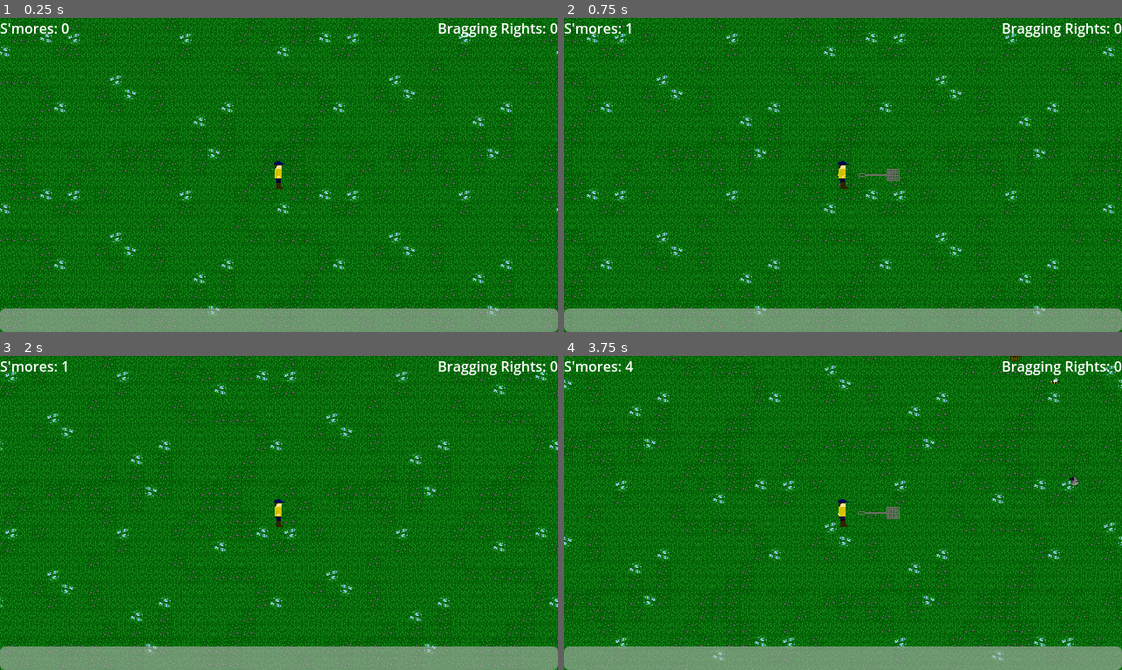
Above: before the commit, frames 1-4 (two rows, left to right).
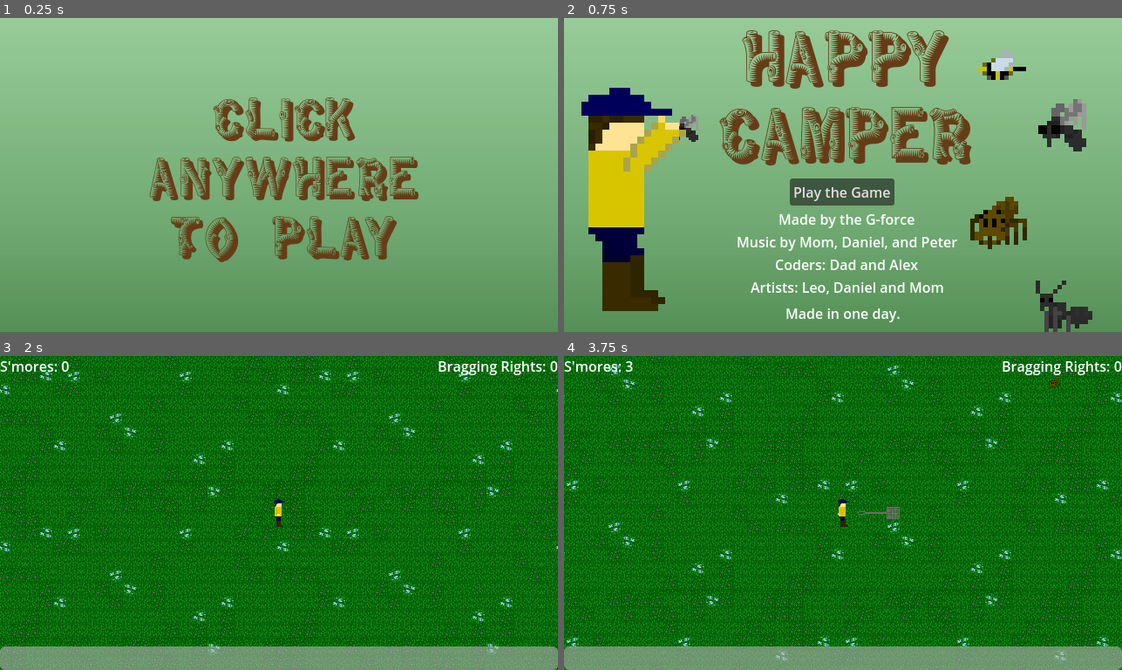
Above: after the commit, the same moments.

Repository: the-g-force/happy-camper
Game: Godot game, scene res://menu/splashscreen.tscn
Same seed, same stepped clock (60 frames per second), same inputs: the game is played once before the commit and once after it. Before the commit the project starts from res://world.tscn.
Inputs (mouse positions are in pixels of both pictures, inside the frame that each line leads up to):
- Up to frame 1 (0.25 s): no input
- Up to frame 2 (0.75 s): tap Enter at 0.5 s; hold Right (right) from 0.53 s (still down); tap ` (gain_smore) at 0.6 s
- Up to frame 3 (2 s): release Right (right) at 1.25 s; click (279, 528) at 1.25 s, where only the run after the commit has a clickable "Play the Game"
- Up to frame 4 (3.75 s): tap Space at 2 s; hold Down (down) 2.03-2.78 s; tap ` (gain_smore) at 2.1, 2.85, 3.6 s; hold Right (right) 2.78-3.53 s; hold Up (up) from 3.53 s (still down)

The runs differ from the first frame. In frame 1, 95% of the frame differs, in the area x 0-100%, y 0-100%; in frame 2, 95%; in frame 3, 26%; in frame 4, 26%.

Commit message:
Lower the levels on the menu music

Diff:
--- a/project/menu/main_menu.tscn
+++ b/project/menu/main_menu.tscn
@@ -7,7 +7,7 @@
 [ext_resource type="Texture2D" uid="uid://dnyp3k2ou5v8i" path="res://enemy/images/fly.png" id="6_0cuyr"]
 [ext_resource type="Texture2D" uid="uid://dxmnn6i5yvfg7" path="res://enemy/images/ant.png" id="7_bnv78"]
 [ext_resource type="Texture2D" uid="uid://ctk0nl2fxjyvq" path="res://menu/waving_guy.png" id="7_wghn3"]
-[ext_resource type="AudioStream" uid="uid://b536amid3j72y" path="res://sound/menu_music.ogg" id="8_b8xhx"]
+[ext_resource type="AudioStream" uid="uid://b536amid3j72y" path="res://menu/menu_music.ogg" id="8_b8xhx"]
 
 [sub_resource type="Gradient" id="Gradient_qushc"]
 offsets = PackedFloat32Array(0, 0.64, 1)
--- a/project/project.godot
+++ b/project/project.godot
@@ -11,7 +11,7 @@
 [application]
 
 config/name="Bugs"
-run/main_scene="res://world.tscn"
+run/main_scene="res://menu/splashscreen.tscn"
 config/features=PackedStringArray("4.3", "Forward Plus")
 config/icon="res://icon.svg"
 
Not shown, removed: project/sound/menu_music.ogg.import
Not shown, removed: project/sound/menu_music.ogg
